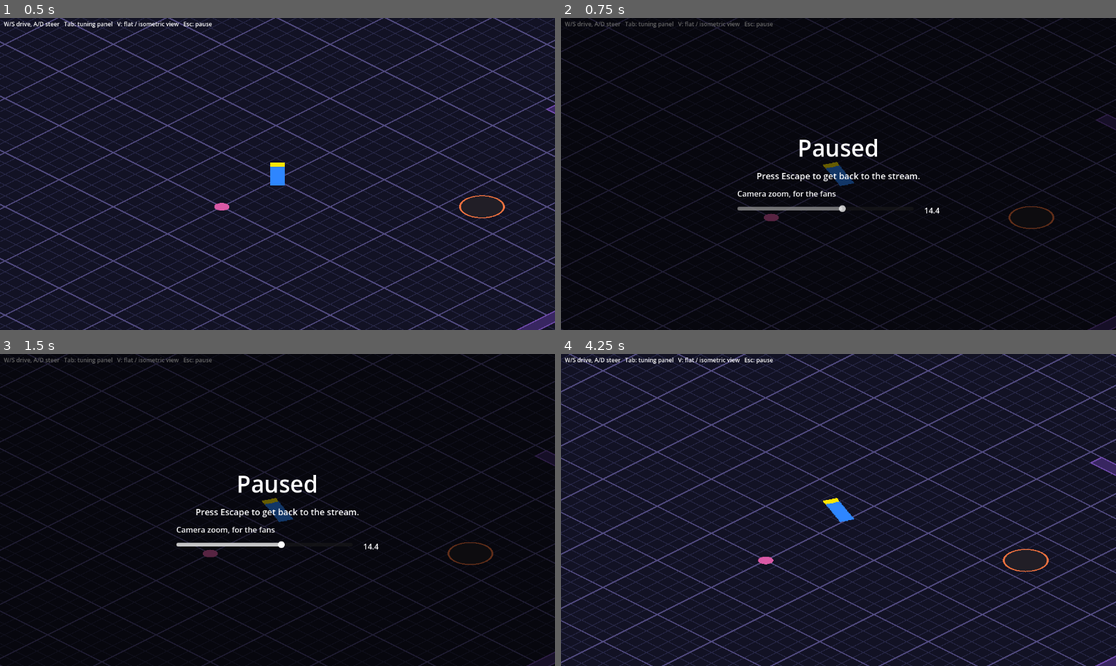
Above: before the commit, frames 1-4 (two rows, left to right).
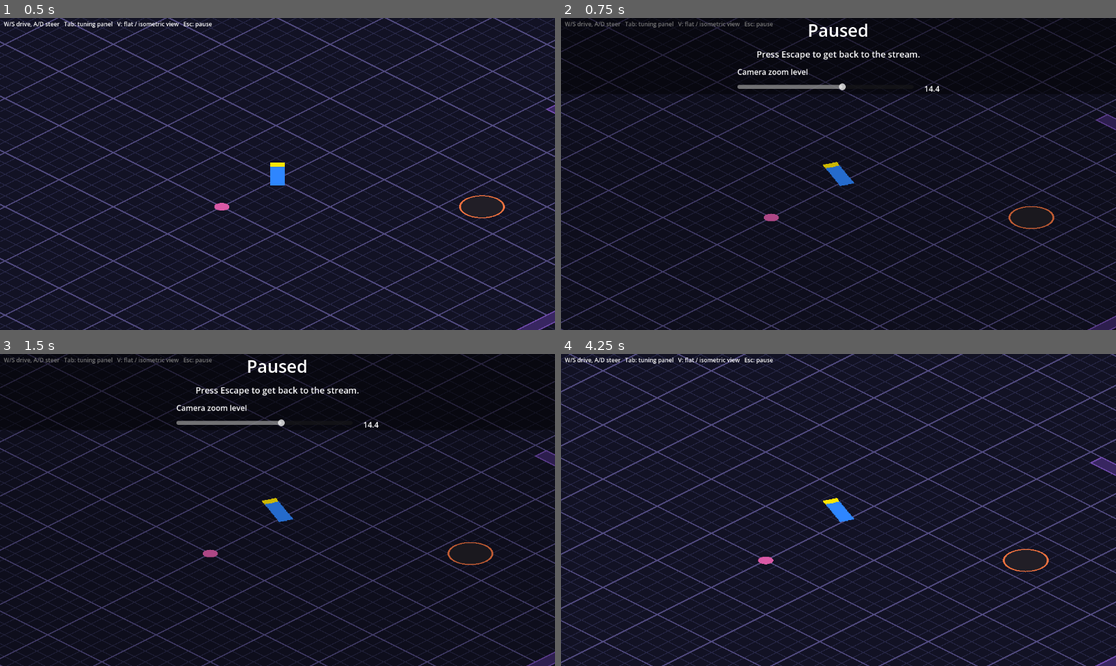
Above: after the commit, the same moments.

Repository: akyrat/solid-carbide-game
Game: Godot game, scene res://tests/fixtures/pause_screen_demo.tscn
Two runs of this game, one before a commit and one after it. Both use one fixed random seed, a clock stepped at 60 frames per second and the inputs below. This scene is started directly instead of the project's main scene.
Inputs (mouse positions are in pixels of both pictures, inside the frame that each line leads up to):
- Up to frame 1 (0.5 s): no input
- Up to frame 2 (0.75 s): tap Enter at 0.5 s; move the mouse to (960, 158) at 0.52 s; hold D (car_steer_right) from 0.53 s (still down); tap Tab (toggle_tuning_panel) at 0.6 s; click (960, 158) at 0.67 s
- Up to frame 3 (1.5 s): tap V (toggle_view) at 0.8 s; release D (car_steer_right) at 1.25 s; tap Space at 1.25 s; drag from (166, 525) to (249, 572) at 1.27 s
- Up to frame 4 (4.25 s): tap Enter at 2, 3.5 s; move the mouse to (894, 441) at 2.02 s; hold D (car_steer_right) 2.03-2.75 s; tap Tab (toggle_tuning_panel) at 2.1 s; tap V (toggle_view) at 2.3, 3.8 s; tap Space at 2.75 s; drag from (810, 572) to (672, 463) at 2.77 s; move the mouse to (1005, 556) at 3.52 s; hold A (car_steer_left) from 3.53 s (still down); hold Shift from 3.53 s (still down); tap Escape (pause) at 4.15 s

Frame 1 is identical in both runs. In frame 2, 13% of the frame differs, in the area x 0-100%, y 1-100%; in frame 3, 13%; in frame 4, nothing differs.

Commit message:
T-093: Camera zoom level label, live zoom while paused, see-through pause screen; tests, docs, result notes

Diff:
--- a/game/scripts/ui/pause_screen.gd
+++ b/game/scripts/ui/pause_screen.gd
@@ -10,7 +10,7 @@
 const ACTION_PAUSE := "pause"
 const TEXT_TITLE := "Paused"
 const TEXT_HINT := "Press Escape to get back to the stream."
-const TEXT_ZOOM_LABEL := "Camera zoom, for the fans"
+const TEXT_ZOOM_LABEL := "Camera zoom level"
 
 ## The scene whose camera zoom this slider sets (needs `zoom` and set_zoom()).
 var target: Node
@@ -20,6 +20,7 @@
 var zoom_label: Label
 var _value_label: Label
 var _root: Control
+var _saved_cam: Array = []
 
 
 func setup(t: Node) -> void:
@@ -31,12 +32,16 @@
 	_root.set_anchors_preset(Control.PRESET_FULL_RECT)
 	add_child(_root)
 	var dim := ColorRect.new()
-	dim.color = Color(0, 0, 0, 0.6)
+	dim.color = Color(0, 0, 0, 0.2)  # light, so the zoom shows behind it
 	dim.set_anchors_preset(Control.PRESET_FULL_RECT)
 	_root.add_child(dim)
+	# The panel sits at the top, over a dark strip, so the map behind stays clear.
+	var strip := PanelContainer.new()
+	strip.set_anchors_preset(Control.PRESET_TOP_WIDE)
+	strip.self_modulate = Color(0, 0, 0, 0.7)
+	_root.add_child(strip)
 	var center := CenterContainer.new()
-	center.set_anchors_preset(Control.PRESET_FULL_RECT)
-	_root.add_child(center)
+	strip.add_child(center)
 	var box := VBoxContainer.new()
 	box.custom_minimum_size.x = 420.0
 	box.add_theme_constant_override("separation", 12)
@@ -45,7 +50,7 @@
 	title_label = Label.new()
 	title_label.text = TEXT_TITLE
 	title_label.horizontal_alignment = HORIZONTAL_ALIGNMENT_CENTER
-	title_label.add_theme_font_size_override("font_size", 48)
+	title_label.add_theme_font_size_override("font_size", 36)
 	box.add_child(title_label)
 	hint_label = Label.new()
 	hint_label.text = TEXT_HINT
@@ -98,11 +103,32 @@
 	_update_value_label()
 	get_tree().paused = true
 	visible = true
+	_camera_follows_while_paused(true)
 
 
 func resume() -> void:
+	_camera_follows_while_paused(false)
 	get_tree().paused = false
 	visible = false
+
+
+## The camera normally updates in the physics step, which does not run while
+## paused, so a zoom change would not show. While paused it updates every
+## frame instead (T-093); resuming puts it back.
+func _camera_follows_while_paused(on: bool) -> void:
+	var cam = target.get("camera")
+	if not (cam is Camera2D):
+		return
+	if on:
+		_saved_cam = [cam.process_mode, cam.process_callback, cam.physics_interpolation_mode]
+		cam.process_mode = Node.PROCESS_MODE_ALWAYS
+		cam.physics_interpolation_mode = Node.PHYSICS_INTERPOLATION_MODE_OFF
+		cam.process_callback = Camera2D.CAMERA2D_PROCESS_IDLE
+	elif not _saved_cam.is_empty():
+		cam.process_mode = _saved_cam[0]
+		cam.process_callback = _saved_cam[1]
+		cam.physics_interpolation_mode = _saved_cam[2]
+		_saved_cam = []
 
 
 func _on_zoom_changed(v: float) -> void:
--- a/game/tests/fixtures/pause_screen_demo.gd
+++ b/game/tests/fixtures/pause_screen_demo.gd
@@ -1,6 +1,9 @@
 extends Node
 ## Test fixture for a screenshot of the pause screen (task T-015): drives the
 ## prototype for a few steps, then pauses it.
+
+## When above 0, the slider is set to this value right after pausing (T-093).
+@export var slider_value := 0.0
 
 var prototype: Node2D
 var _steps := 0
@@ -18,3 +21,5 @@
 	_steps += 1
 	if _steps == 30:
 		prototype.pause_screen.pause()
+		if slider_value > 0.0:
+			prototype.pause_screen.zoom_slider.value = slider_value
--- /dev/null
+++ b/game/tests/fixtures/pause_screen_demo_in.tscn
@@ -0,0 +1,7 @@
+[gd_scene load_steps=2 format=3]
+
+[ext_resource type="Script" path="res://tests/fixtures/pause_screen_demo.gd" id="1_demo"]
+
+[node name="PauseScreenDemo" type="Node"]
+script = ExtResource("1_demo")
+slider_value = 7.0
--- /dev/null
+++ b/game/tests/fixtures/pause_screen_demo_out.tscn
@@ -0,0 +1,7 @@
+[gd_scene load_steps=2 format=3]
+
+[ext_resource type="Script" path="res://tests/fixtures/pause_screen_demo.gd" id="1_demo"]
+
+[node name="PauseScreenDemo" type="Node"]
+script = ExtResource("1_demo")
+slider_value = 19.0
--- a/game/tests/unit/game/test_screen_flow.gd
+++ b/game/tests/unit/game/test_screen_flow.gd
@@ -170,6 +170,28 @@
 	assert_gt(game.run.camera.zoom.x, before.x, "a smaller size zooms in")
 
 
+func test_the_zoom_slider_zooms_the_view_at_once_while_a_run_is_paused() -> void:
+	_press(game.menu.start_button)
+	await wait_physics_frames(3)
+	game.pause_screen.pause()
+	assert_eq(game.pause_screen.zoom_label.text, "Camera zoom level")
+	var remaining: float = game.run.state.time_left
+	var pos: Vector2 = game.run.car.position
+	var view: Viewport = game.run.get_viewport()
+	var before: float = view.get_canvas_transform().get_scale().y
+	game.pause_screen.zoom_slider.value = 7.0
+	await wait_process_frames(2)
+	var zoomed_in: float = view.get_canvas_transform().get_scale().y
+	assert_gt(zoomed_in, before, "the view zooms in")
+	game.pause_screen.zoom_slider.value = 19.0
+	await wait_process_frames(2)
+	assert_lt(view.get_canvas_transform().get_scale().y, before, "and out")
+	await wait_physics_frames(5)
+	assert_true(get_tree().paused)
+	assert_eq(game.run.car.position, pos, "the car stays paused")
+	assert_almost_eq(game.run.state.time_left, remaining, 1e-9, "the clock stays paused")
+
+
 func test_a_run_uses_the_saved_zoom() -> void:
 	GameSettings.save_zoom(10.0)
 	_press(game.menu.start_button)
--- a/game/tests/unit/test_pause_screen.gd
+++ b/game/tests/unit/test_pause_screen.gd
@@ -70,7 +70,7 @@
 	var p := _scene()
 	assert_eq(p.pause_screen.title_label.text, "Paused")
 	assert_eq(p.pause_screen.hint_label.text, "Press Escape to get back to the stream.")
-	assert_eq(p.pause_screen.zoom_label.text, "Camera zoom, for the fans")
+	assert_eq(p.pause_screen.zoom_label.text, "Camera zoom level")
 
 
 func test_slider_range_default_and_it_moves_the_camera() -> void:
@@ -119,3 +119,25 @@
 	cfg.set_value("camera", "zoom", 99.0)
 	cfg.save(TEST_PATH)
 	assert_almost_eq(GameSettings.load_zoom(), 20.0, 1e-12)
+
+
+func _view_scale(p: Node) -> float:
+	return p.get_viewport().get_canvas_transform().get_scale().y
+
+
+func test_slider_zooms_the_view_at_once_while_paused_in_the_prototype() -> void:
+	var p := _scene()
+	await wait_physics_frames(5)
+	p.pause_screen.pause()
+	var pos: Vector2 = p.car.position
+	var before := _view_scale(p)
+	p.pause_screen.zoom_slider.value = 8.0
+	await wait_process_frames(2)
+	assert_gt(_view_scale(p), before, "the drawn view zooms in")
+	assert_almost_eq(_view_scale(p), p.camera.zoom.y, 1e-5)
+	p.pause_screen.zoom_slider.value = 18.0
+	await wait_process_frames(2)
+	assert_lt(_view_scale(p), before, "and out again")
+	await wait_physics_frames(5)
+	assert_true(get_tree().paused)
+	assert_eq(p.car.position, pos, "the car stays paused")
Not shown, changed: docs/hud-and-menus.md
Not shown, changed: game/README.md
Not shown, changed: tasks/T-093-rework-pause-zoom.md
